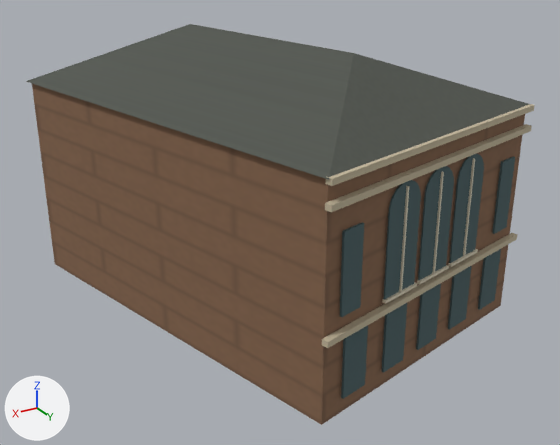
Renders of the Blender file site/landmarks/leeskabinet-geldersekade/model.blend from each side of a commit.
Rendered twice from a 50 mm camera at (20.9, 36.4, 22.4) aimed at (-0.1, 1.5, 4.9). Arrows for +X, +Y and +Z are at lower left; the lights stay in place. The older version comes first.

The older version as bpy lines, for what is in view:
```python
ob_leeskabinet_geldersekade_0 = bpy.data.objects.new('leeskabinet-geldersekade-0', me_leeskabinet_geldersekade_0)
ob_leeskabinet_geldersekade_0.location = (0.0, 0.0, 0.0)
ob_leeskabinet_geldersekade_1 = bpy.data.objects.new('leeskabinet-geldersekade-1', me_leeskabinet_geldersekade_1)
ob_leeskabinet_geldersekade_1.location = (0.0, 0.0, 0.0)
ob_leeskabinet_geldersekade_2 = bpy.data.objects.new('leeskabinet-geldersekade-2', me_leeskabinet_geldersekade_2)
ob_leeskabinet_geldersekade_2.location = (0.0, 0.0, 0.0)
ob_leeskabinet_geldersekade_3 = bpy.data.objects.new('leeskabinet-geldersekade-3', me_leeskabinet_geldersekade_3)
ob_leeskabinet_geldersekade_3.location = (0.0, 0.0, 0.0)
ob_leeskabinet_geldersekade_4 = bpy.data.objects.new('leeskabinet-geldersekade-4', me_leeskabinet_geldersekade_4)
ob_leeskabinet_geldersekade_4.location = (0.0, 0.0, 0.0)
```
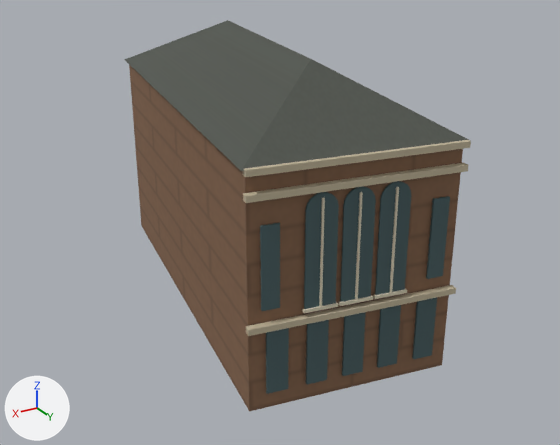
What differs and where, as boxes (x1, y1, x2, y2) in the pictures (560 x 445 px; the box of a moved part takes in the faces that stretch with it):
'leeskabinet-geldersekade-0', reshaped (32% narrower): before (32, 84, 525, 425); after (129, 65, 463, 411)
'leeskabinet-geldersekade-1', reshaped (31% narrower): before (26, 24, 530, 180); after (125, 20, 471, 171)
'leeskabinet-geldersekade-2', reshaped (9% wider, 13% shorter): before (340, 154, 515, 399); after (260, 181, 450, 394)
'leeskabinet-geldersekade-4', reshaped (7% wider, 20% shorter): before (322, 104, 535, 348); after (243, 140, 471, 336)
'leeskabinet-geldersekade-3', reshaped (9% wider, 14% shorter): before (382, 158, 478, 304); after (302, 187, 407, 313)
part 2 of me_leeskabinet_geldersekade_1, moved or reshaped: before (26, 24, 327, 179); after (125, 20, 241, 171)
part 3 of me_leeskabinet_geldersekade_1, moved or reshaped: before (191, 24, 354, 180); after (228, 21, 311, 170)
part 4 of me_leeskabinet_geldersekade_1, moved or reshaped: before (329, 53, 530, 177); after (241, 59, 471, 171)

Diff of the bpy script that builds the scene:
```diff
--- a/site/landmarks/leeskabinet-geldersekade/model.blend.py
+++ b/site/landmarks/leeskabinet-geldersekade/model.blend.py
@@ me_leeskabinet_geldersekade_0 @@
 # used by ob_leeskabinet_geldersekade_0; location = (0.0, 0.0, 0.0)
-me_leeskabinet_geldersekade_0.from_pydata(...)  # 36 vertices, 12 faces; spans x -10.2..10.2, y -13.0..13.0, z 0.3..12.1
+me_leeskabinet_geldersekade_0.from_pydata(...)  # 36 vertices, 12 faces; spans x -7.0..7.0, y -12.2..12.2, z 0.3..12.1
+# me_leeskabinet_geldersekade_0 part 1: the whole mesh is multiplied about its middle by the matrix ((0.601, 0.319, 0.0), (-0.346, 0.93, 0.0), (0.0, 0.0, 1.0))
 me_leeskabinet_geldersekade_0.materials.append(mat_leeskabinet_geldersekade_materiaal_0)
@@ me_leeskabinet_geldersekade_1 @@
 # used by ob_leeskabinet_geldersekade_1; location = (0.0, 0.0, 0.0)
-me_leeskabinet_geldersekade_1.from_pydata(...)  # 18 vertices, 6 faces; spans x -10.5..10.5, y -13.3..13.3, z 12.2..15.2
+me_leeskabinet_geldersekade_1.from_pydata(...)  # 18 vertices, 6 faces; spans x -7.2..7.2, y -12.5..12.5, z 12.2..15.2
+# me_leeskabinet_geldersekade_1 part 2: all 2 vertices in x 10.5, y -9.5, z 12.2 are moved by (-7.1, -3.0, 0.0)
+# me_leeskabinet_geldersekade_1 part 3: all 3 vertices in x 4.8, y 13.3, z 12.2 are moved by (2.4, -2.6, 0.0)
+# me_leeskabinet_geldersekade_1 part 4: all 2 vertices in x -10.5, y 9.5, z 12.2 are moved by (7.1, 3.0, 0.0)
+# other edits to the shape of me_leeskabinet_geldersekade_1 do not show in these pictures
 me_leeskabinet_geldersekade_1.materials.append(mat_leeskabinet_geldersekade_materiaal_1)
@@ me_leeskabinet_geldersekade_2 @@
 # used by ob_leeskabinet_geldersekade_2; location = (0.0, 0.0, 0.0)
-me_leeskabinet_geldersekade_2.from_pydata(...)  # 900 vertices, 300 faces; spans x -9.44..3.78, y 9.59..13.01, z 1.25..10.7
+me_leeskabinet_geldersekade_2.from_pydata(...)  # 900 vertices, 300 faces; spans x -2.61..6.4, y 10.69..12.3, z 1.25..10.7
+# me_leeskabinet_geldersekade_2 part 5: 900 of 900 vertices moved; they spanned x -9.44..3.78, y 9.59..13.01, z 1.25..10.7 and now span x -2.61..6.4, y 10.69..12.3, z 1.25..10.7; mean shift (4.74, 0.2, 0.09)
 me_leeskabinet_geldersekade_2.materials.append(mat_leeskabinet_geldersekade_materiaal_2)
@@ me_leeskabinet_geldersekade_3 @@
 # used by ob_leeskabinet_geldersekade_3; location = (0.0, 0.0, 0.0)
-me_leeskabinet_geldersekade_3.from_pydata(...)  # 216 vertices, 72 faces; spans x -6.61..0.91, y 10.33..12.38, z 5.12..10.48
+me_leeskabinet_geldersekade_3.from_pydata(...)  # 216 vertices, 72 faces; spans x -0.68..4.5, y 11.04..12.07, z 5.12..10.48
+# me_leeskabinet_geldersekade_3 part 6: 216 of 216 vertices moved; they spanned x -6.61..0.91, y 10.33..12.38, z 5.12..10.48 and now span x -0.68..4.5, y 11.04..12.07, z 5.12..10.48; mean shift (4.76, 0.19, 0.0)
 me_leeskabinet_geldersekade_3.materials.append(mat_leeskabinet_geldersekade_materiaal_3)
@@ me_leeskabinet_geldersekade_4 @@
 # used by ob_leeskabinet_geldersekade_4; location = (0.0, 0.0, 0.0)
-me_leeskabinet_geldersekade_4.from_pydata(...)  # 108 vertices, 36 faces; spans x -10.5..4.8, y 9.3..13.4, z 4.6..12.2
+me_leeskabinet_geldersekade_4.from_pydata(...)  # 108 vertices, 36 faces; spans x -3.3..7.1, y 10.5..12.6, z 4.6..12.2
+# me_leeskabinet_geldersekade_4 part 7: the whole mesh is multiplied about the mesh origin by the matrix ((0.601, 0.319, 0.0), (-0.346, 0.93, 0.0), (0.0, 0.0, 1.0))
 me_leeskabinet_geldersekade_4.materials.append(mat_leeskabinet_geldersekade_materiaal_4)
```
